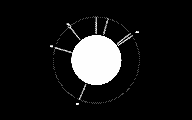
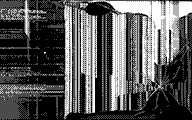
Two versions of the same layered image (192x120). Layer-by-layer changes:
"Layer 1": opacity 22% → 13% over [0, 0, 192, 120]
added layer "0067" in group "Group 1" over [0, 0, 192, 120]
